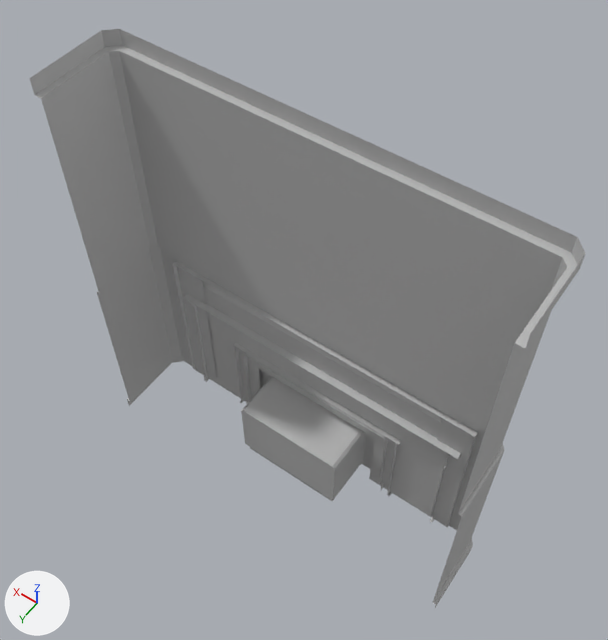
A saved change to the FBX model Assets/Mesh/M_Fireplace.fbx.
Rendered twice from a camera (50 mm lens) standing at (-2.69, 3.97, 8.43) and looking at (0.09, 0.07, 2.3). Lighting does not change. The marker at lower left points along +X, +Y and +Z. Where no turn or scale is listed for an object, it has been applied to the vertices.

In view in the first picture: 'SM_Fire_Place2'.
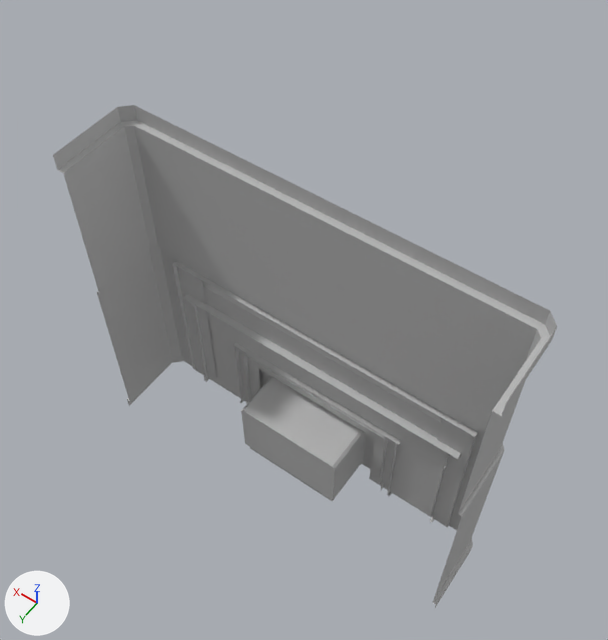
Where the newer file only moved an object's origin or applied its transform, the numbers keep the older frame.

Changed parts and their boxes (x1, y1, x2, y2) in the pictures (608 x 640 px; the box of a moved part takes in the faces that stretch with it):
'SM_Fire_Place2', reshaped (9% narrower, 13% shorter): before (30, 29, 586, 608); after (53, 105, 557, 608)
part 1 of me_mesh, moved or reshaped: before (30, 29, 586, 419); after (53, 105, 557, 419)

The change, as a list of edits to the scene's bpy script:
```text
Change me_mesh:
    where me_mesh.from_pydata(...)  # 775 vertices, 767 faces; spans x -2.07..2.07, y -0.71..0.71, z -2.3..2.3
    used by ob_sm_fire_place2; location = (0.02, 0.11, 2.25)
    me_mesh part 1: all 18 vertices in x -2.07..2.07, y -0.16..0.71, z 2.15..2.3 are moved by (0.0, 0.0, -0.75)
```
